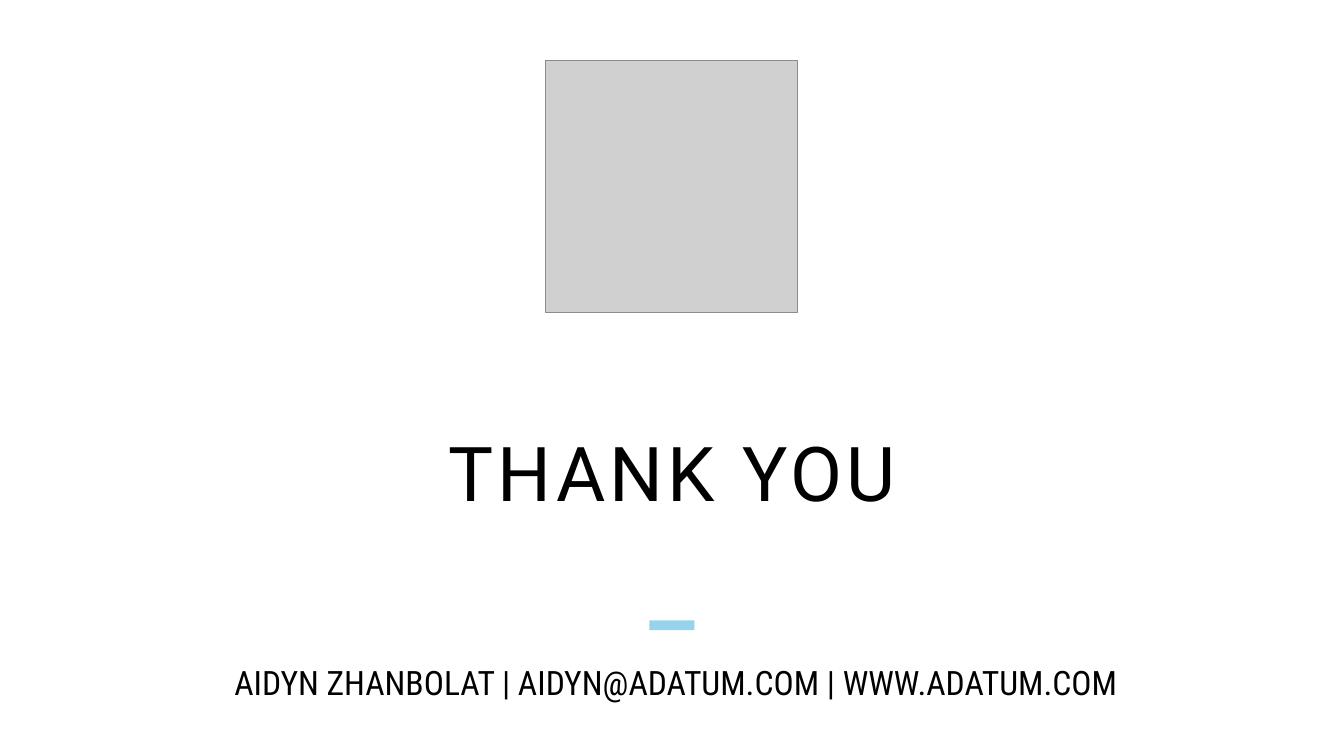
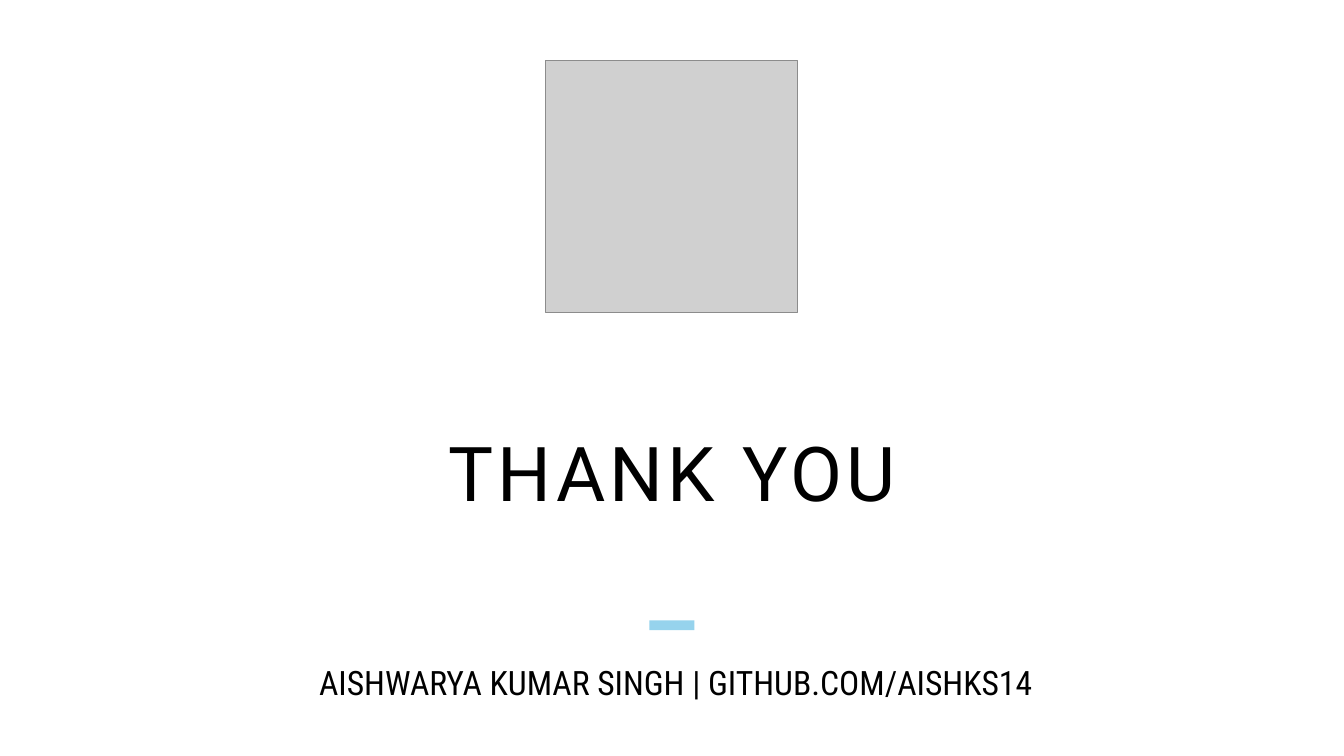
Before and after one commit to aishks14/scientific-calc-project-2, a slide deck: slide 13 of scientific-calculator-project-2.pptx. Drawn at 1344x756 pixels with LibreOffice and Linux fonts; fonts in the diff are those of the drawing; grey boxes stand for pictures. Boxes give left, top, right and bottom in pixels: in the first picture for what was removed or moved away, otherwise in the second. Text is boxed around its words. In the diff, an @@ line names an element or a change of style, - is before the commit and + after.

```diff
--- a/scientific-calculator-project-2.pptx
+++ b/scientific-calculator-project-2.pptx
@@ text at bbox=[319, 670, 1032, 697]: text changed @@
-AIDYN ZHANBOLAT | AIDYN@ADATUM.COM | WWW.ADATUM.COM
+AISHWARYA KUMAR SINGH | GITHUB.COM/AISHKS14
```
Also in this commit, not shown: 5 other slides changed, 6 slides added, 6 slides removed.
